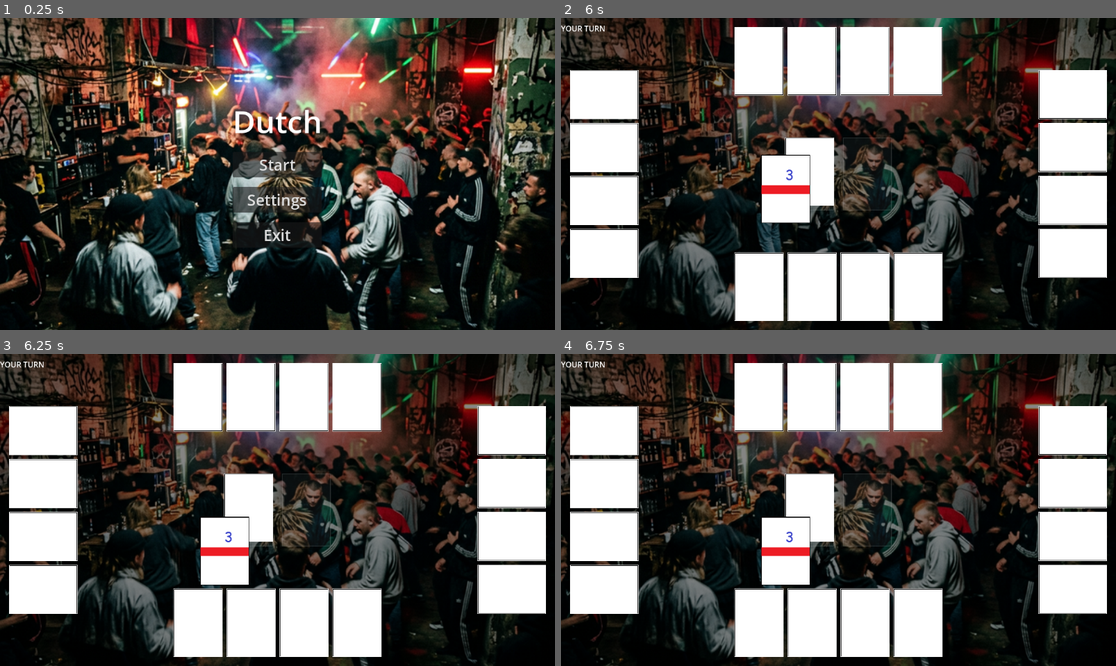
Above: before the commit, frames 1-4 (two rows, left to right).
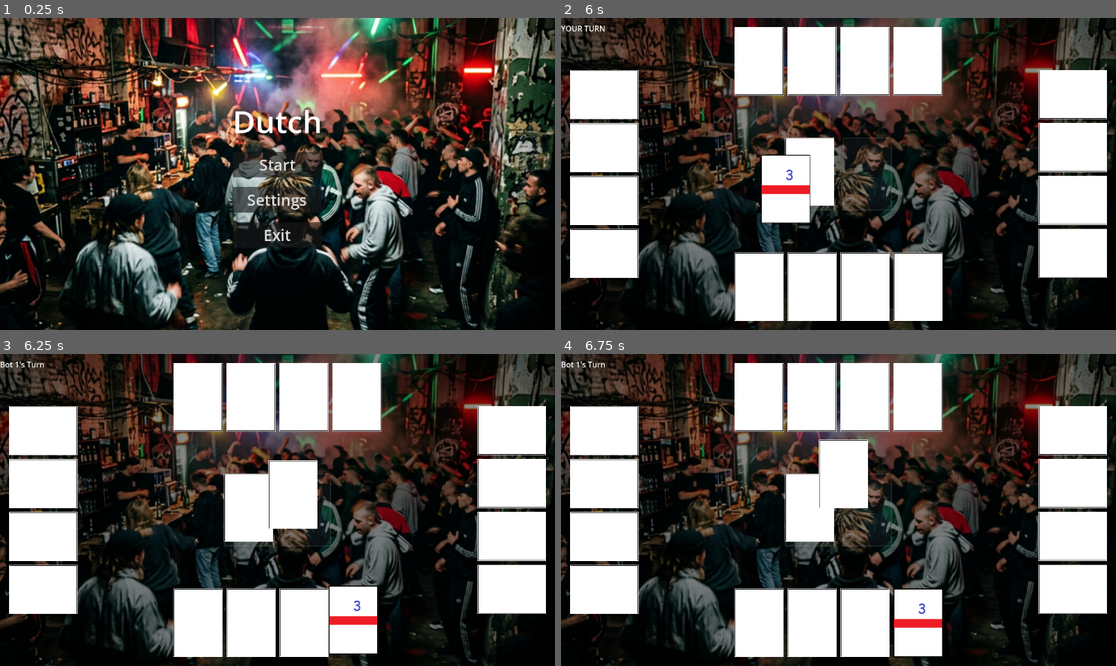
Above: after the commit, the same moments.

Repository: DinVin24/dutch
Game: Godot game, scene res://main_menu.tscn
Same seed, same stepped clock (60 frames per second), same inputs: the game is played once before the commit and once after it.
Inputs (mouse positions are in pixels of both pictures, inside the frame that each line leads up to):
- Up to frame 1 (0.25 s): no input
- Up to frame 2 (6 s): click "Start" at 0.5 s; click (810, 174) at 1.25 s; click (810, 174) at 2 s; click (810, 174) at 2.75 s; tap Enter at 3.5, 5 s; move the mouse to (760, 286) at 3.52 s; click (760, 286) at 3.67 s; tap Space at 4.25, 5.75 s; move the mouse to (810, 286) at 4.27 s; click (810, 286) at 4.42 s; move the mouse to (866, 286) at 5.02 s; click (866, 286) at 5.17 s; move the mouse to (916, 286) at 5.77 s; click (916, 286) at 5.92 s
- Up to frame 3 (6.25 s): no input
- Up to frame 4 (6.75 s): move the mouse to (810, 506) at 6.52 s; click (810, 506) at 6.67 s

Frames 1-2 are identical in both runs. In frame 3, 4.4% of the frame differs, in the area x 0-69%, y 2-98%; in frame 4, 3.8%.

Commit message:
fix(ui): connect missing card_discarded signal and sync hand data
This was the missing link for visual swaps.\n- Connected GameManager.card_discarded to _on_card_discarded.\n- Ensured initial deal populates GameManager.players_info[p_idx].hand with CardData instances.

Diff:
--- a/game_board.gd
+++ b/game_board.gd
@@ -24,6 +24,7 @@
 	GameManager.game_state_changed.connect(_on_game_state_changed)
 	GameManager.turn_started.connect(_on_turn_started)
 	GameManager.card_drawn_to_pending.connect(_on_card_drawn_to_pending)
+	GameManager.card_discarded.connect(_on_card_discarded)
 	resized.connect(_on_resized)
 
 	# Connect deck interaction
@@ -250,6 +251,7 @@
 			add_child(card_inst)
 			card_inst.setup(card_data)
 			player_hands[p_idx].append(card_inst)
+			GameManager.players_info[p_idx].hand.append(card_data)
 
 			if p_idx == 0:
 				card_inst.card_clicked.connect(_on_player_card_clicked)
